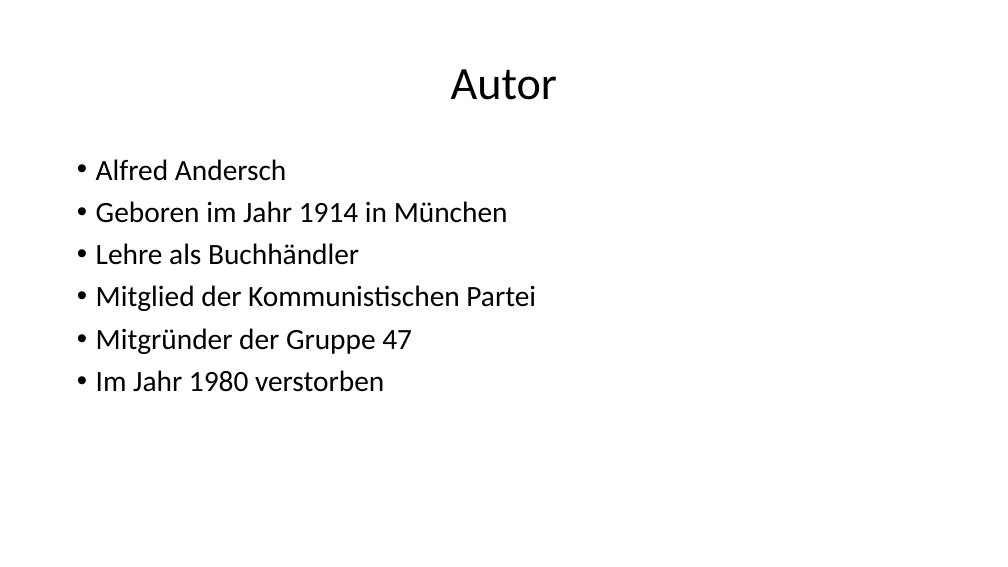
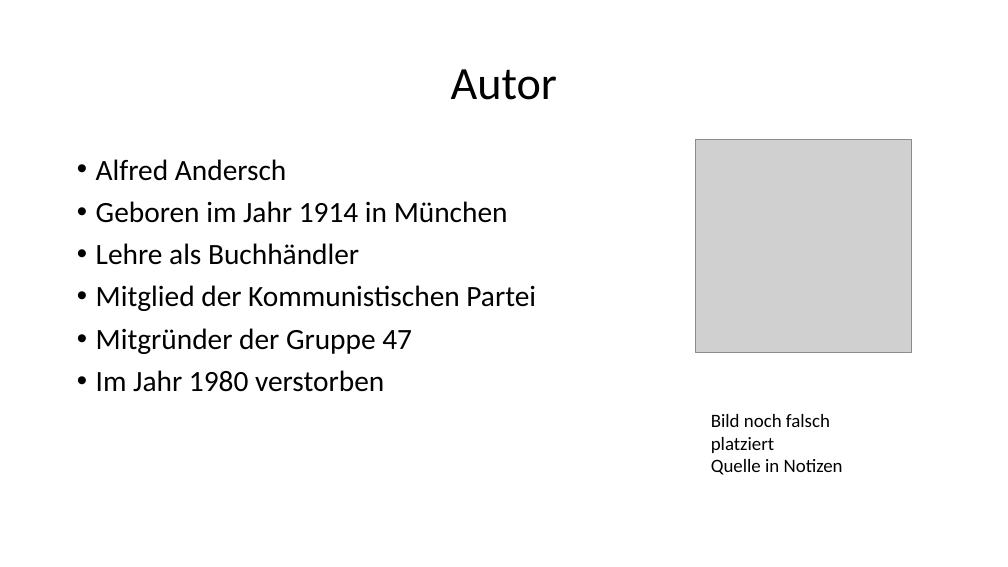
Before and after one commit to prulex9778/Deutsch-Vortrag, a slide deck: slide 3 of Powerpoint.pptx. Drawn at 1008x567 pixels with LibreOffice and Linux fonts; fonts in the diff are those of the drawing; grey boxes stand for pictures. Boxes give left, top, right and bottom in pixels: in the first picture for what was removed or moved away, otherwise in the second. Text is boxed around its words. In the diff, an @@ line names an element or a change of style, - is before the commit and + after.

```diff
--- a/Powerpoint.pptx
+++ b/Powerpoint.pptx
@@ picture added at (696, 140, 912, 352) @@
@@ text added at (711, 414, 843, 475), 18 pt, text #000000 @@
+Bild noch falsch platziert
+Quelle in Notizen
```
Also in this commit, not shown: 2 slides added, 1 other file.
